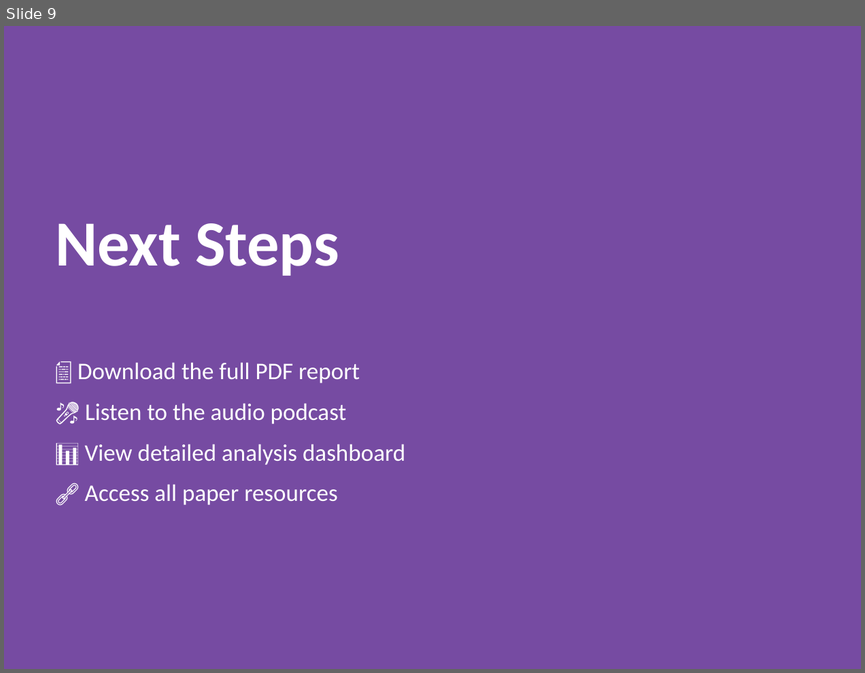
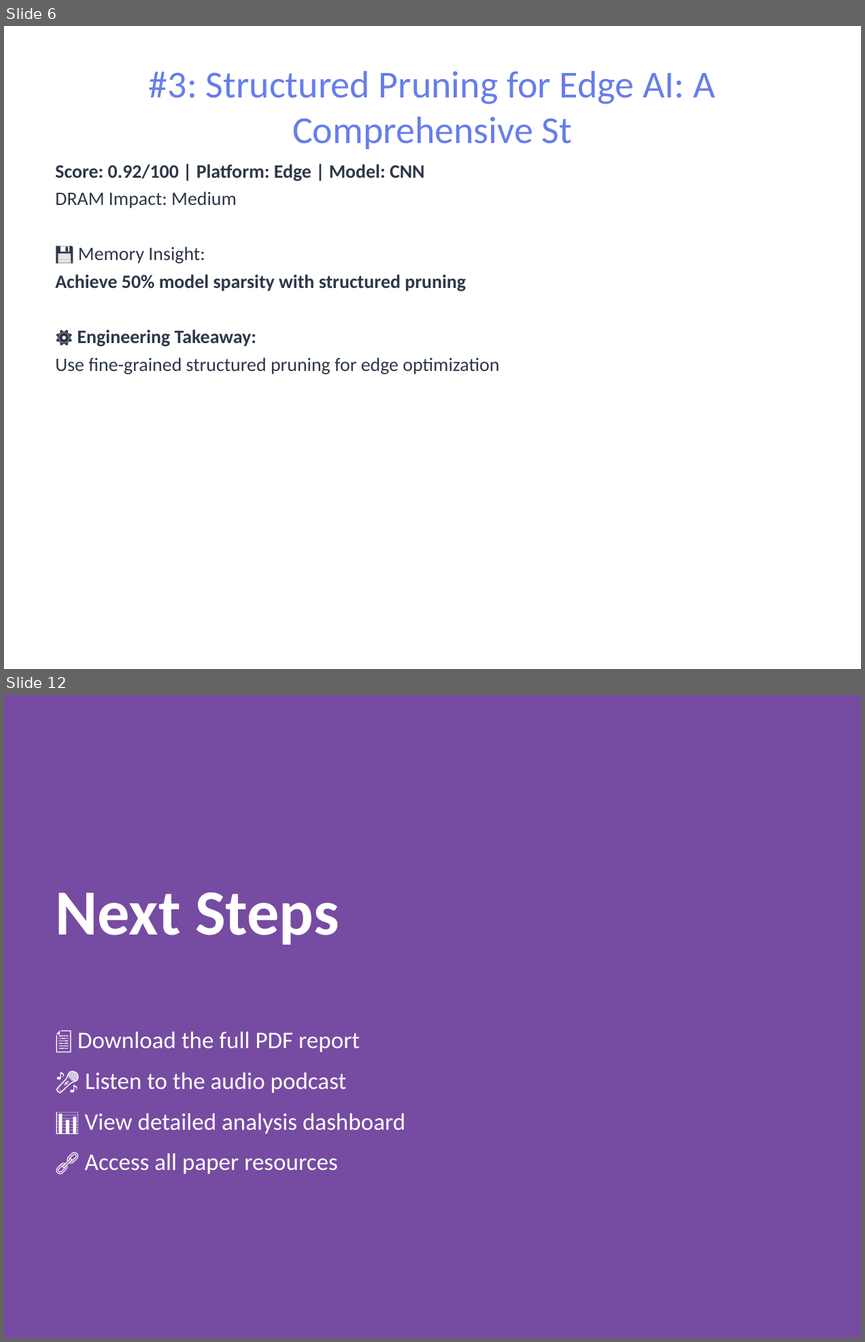
Before and after one commit to pbtsvinaysukhesh/dea-genai-agent, a slide deck: results/reports/report.pptx. Shown one above the other, each under a label of ours: slide 9 before the commit, slides 6 and 12 after it; the slides between them are not shown. The pictures are 865x673 and 865x1342 pixels, drawn with LibreOffice and Linux fonts; fonts in the diff are those of the drawing. Boxes give left, top, right and bottom in pixels: in the first picture for what was removed or moved away, otherwise in the second. Text is boxed around its words. In the diff, an @@ line names an element or a change of style, - is before the commit and + after.

```diff
--- a/results/reports/report.pptx
+++ b/results/reports/report.pptx
@@ slide 6 added at [4,26,861,669], background #FFFFFF @@
@@ title added at [149,71,715,149], 32 pt, text #667EEA @@
+#3: Structured Pruning for Edge AI: A Comprehensive St
@@ text added at [55,164,499,374], 16 pt, text #2D3748, bold @@
+Score: 0.92/100 | Platform: Edge | Model: CNN
+DRAM Impact: Medium
+💾 Memory Insight:
+Achieve 50% model sparsity with structured pruning
+⚙️ Engineering Takeaway:
+Use fine-grained structured pruning for edge optimization
@@ what was slide 9 is now slide 12 @@
```
Also in this commit, not shown: 8 slides changed, 2 other slides added, 23 other files.
